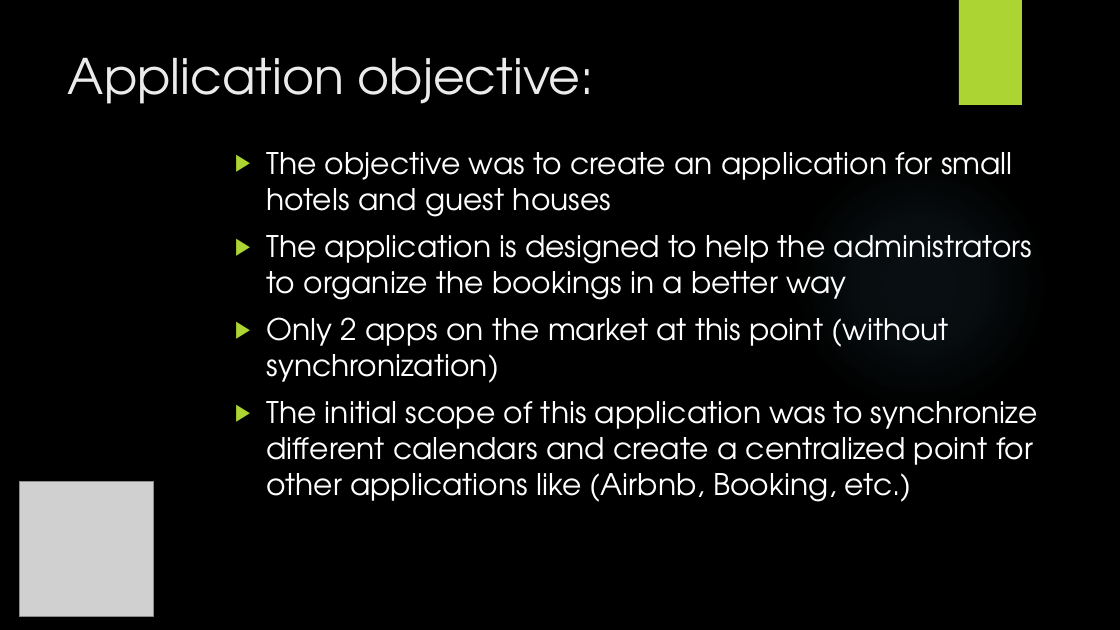
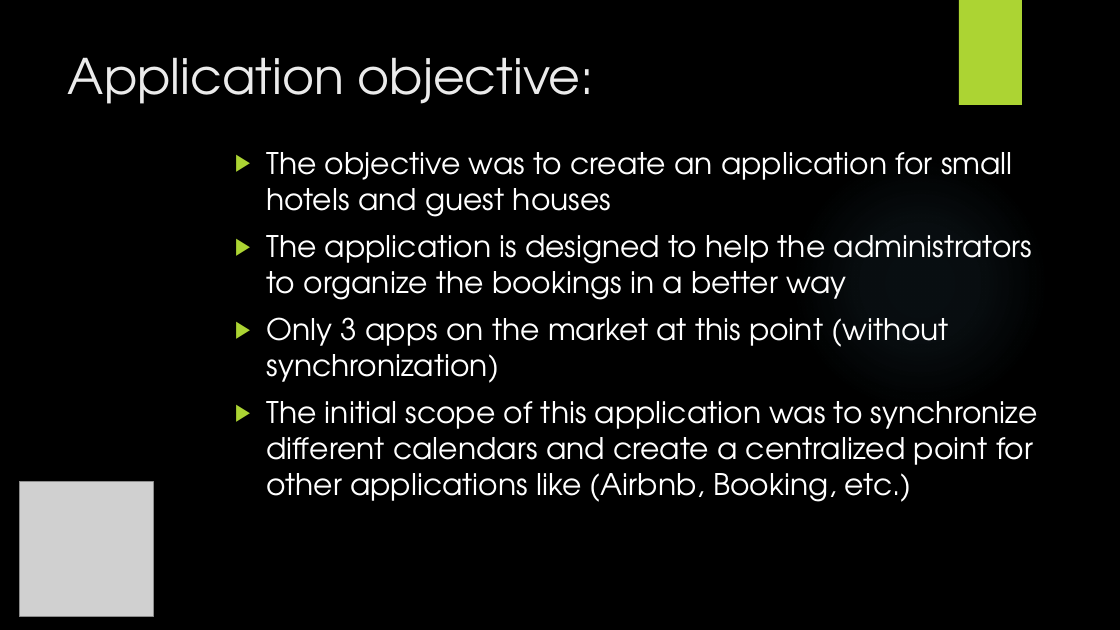
Before and after one commit to alexandruoliva/BookingManagementGAD, a slide deck: slide 2 of Booking Management App.pptx. Drawn at 1120x630 pixels with LibreOffice and Linux fonts; fonts in the diff are those of the drawing; grey boxes stand for pictures; background and template pictures are left out. Boxes give left, top, right and bottom in pixels: in the first picture for what was removed or moved away, otherwise in the second. Text is boxed around its words. In the diff, an @@ line names an element or a change of style, - is before the commit and + after.

```diff
--- a/Booking Management App.pptx
+++ b/Booking Management App.pptx
@@ text at <box>267,317,949,383</box>: text changed @@
-▶ Only 2 apps on the market at this point (without synchronization)
+▶ Only 3 apps on the market at this point (without synchronization)
```
Also in this commit, not shown: 4 other slides changed.
